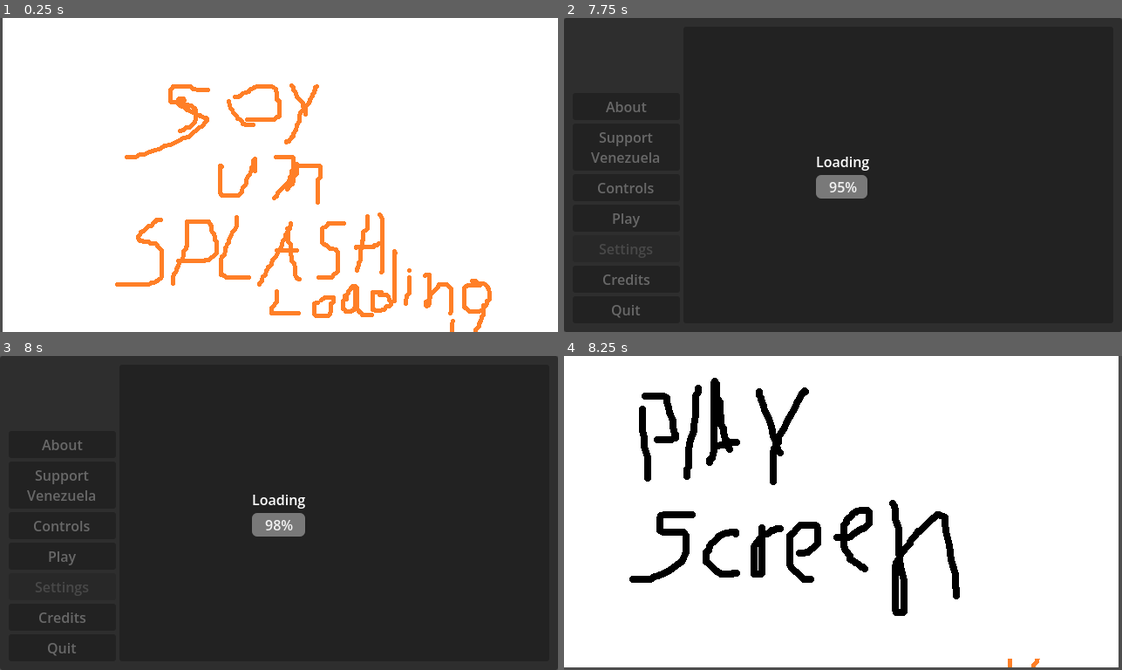
Above: before the commit, frames 1-4 (two rows, left to right).
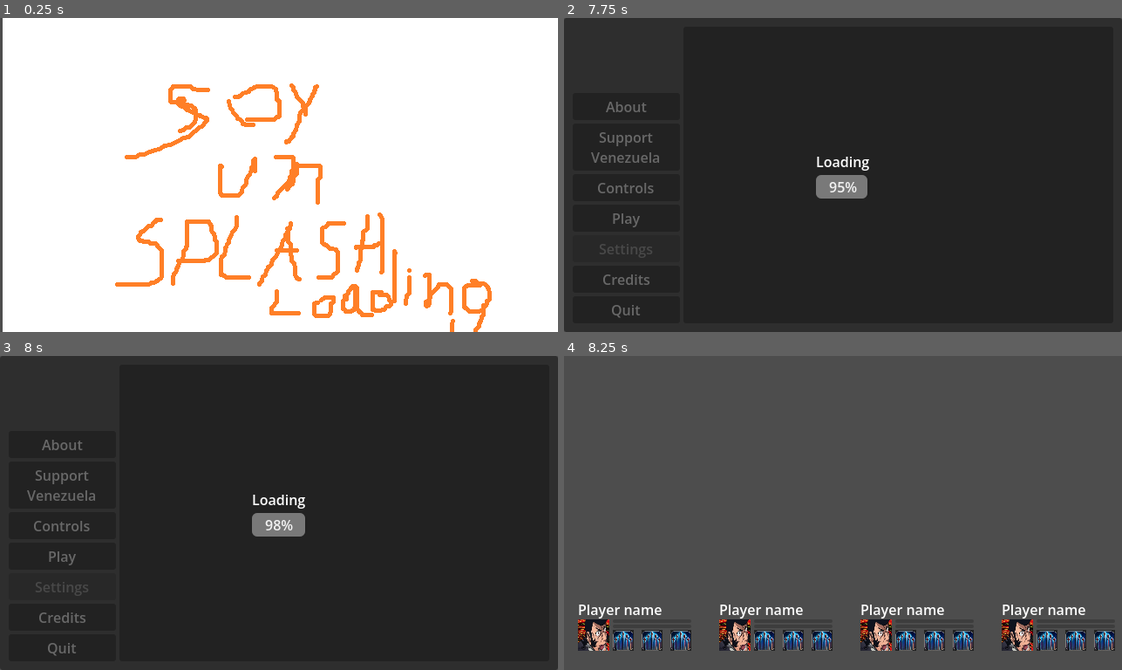
Above: after the commit, the same moments.

Repository: kevinesaa/juntos-game-jam
Game: Godot game, scene res://splash-screen/splash-screen.tscn
The game is run twice, just before and just after one commit, with the same random seed, the same clock (stepped at 60 frames per second) and the same inputs.
Inputs:
- Up to frame 1 (0.25 s): no input
- Up to frame 2 (7.75 s): tap Enter at 0.5, 2, 3.5 s; tap Space at 1.25, 2.75, 4.25 s; click "Play" at 5.75 s; click "Play" at 6.5 s; click "Support Venezuela" at 7.25 s
- Up to frame 3 (8 s): no input
- Up to frame 4 (8.25 s): click "Support Venezuela" at 8 s

Frames 1-3 are identical in both runs. In frame 4, 98% of the frame differs, in the area x 0-100%, y 0-100%.

Commit message:
feat: layout player. holder

Diff:
--- a/level-jam/level-jam.tscn
+++ b/level-jam/level-jam.tscn
@@ -1,11 +1,60 @@
 [gd_scene format=3 uid="uid://q8ayu4h0jhug"]
 
 [ext_resource type="Script" uid="uid://b7ad4c60fa2ks" path="res://level-jam/level-jam-controller.gd" id="1_dgymi"]
-[ext_resource type="Texture2D" uid="uid://cmuq1elt1opx2" path="res://art-visuals/play-screen-place-holder.png" id="1_wiwh0"]
+[ext_resource type="PackedScene" uid="uid://bcfwgr42yj4bi" path="res://level-jam/player-ui-layout.tscn" id="2_dgymi"]
 
 [node name="LevelJam" type="Node2D" unique_id=917062658]
 script = ExtResource("1_dgymi")
 
-[node name="PlayScreenPlaceHolder" type="Sprite2D" parent="." unique_id=409316671]
-position = Vector2(316, 177)
-texture = ExtResource("1_wiwh0")
+[node name="CanvasLayer" type="CanvasLayer" parent="." unique_id=1630577108]
+
+[node name="MarginContainer" type="MarginContainer" parent="CanvasLayer" unique_id=517873449]
+anchors_preset = 15
+anchor_right = 1.0
+anchor_bottom = 1.0
+grow_horizontal = 2
+grow_vertical = 2
+theme_override_constants/margin_left = 16
+theme_override_constants/margin_top = 16
+theme_override_constants/margin_right = 16
+theme_override_constants/margin_bottom = 16
+
+[node name="VBoxContainer" type="VBoxContainer" parent="CanvasLayer/MarginContainer" unique_id=754402209]
+layout_mode = 2
+
+[node name="spacing_Control" type="Control" parent="CanvasLayer/MarginContainer/VBoxContainer" unique_id=456048802]
+layout_mode = 2
+size_flags_vertical = 3
+
+[node name="HBoxContainer" type="HBoxContainer" parent="CanvasLayer/MarginContainer/VBoxContainer" unique_id=1278755472]
+layout_mode = 2
+size_flags_vertical = 3
+size_flags_stretch_ratio = 0.25
+
+[node name="PlayerOneLayout" parent="CanvasLayer/MarginContainer/VBoxContainer/HBoxContainer" unique_id=1557586174 instance=ExtResource("2_dgymi")]
+layout_mode = 2
+size_flags_horizontal = 3
+
+[node name="space1_Control" type="Control" parent="CanvasLayer/MarginContainer/VBoxContainer/HBoxContainer" unique_id=1177596036]
+custom_minimum_size = Vector2(32, 0)
+layout_mode = 2
+
+[node name="PlayerTwoLayout" parent="CanvasLayer/MarginContainer/VBoxContainer/HBoxContainer" unique_id=1880116095 instance=ExtResource("2_dgymi")]
+layout_mode = 2
+size_flags_horizontal = 3
+
+[node name="space2_Control" type="Control" parent="CanvasLayer/MarginContainer/VBoxContainer/HBoxContainer" unique_id=312282163]
+custom_minimum_size = Vector2(32, 0)
+layout_mode = 2
+
+[node name="PlayerThreeLayout" parent="CanvasLayer/MarginContainer/VBoxContainer/HBoxContainer" unique_id=1046926634 instance=ExtResource("2_dgymi")]
+layout_mode = 2
+size_flags_horizontal = 3
+
+[node name="space3_Control" type="Control" parent="CanvasLayer/MarginContainer/VBoxContainer/HBoxContainer" unique_id=19572423]
+custom_minimum_size = Vector2(32, 0)
+layout_mode = 2
+
+[node name="PlayerFourLayout" parent="CanvasLayer/MarginContainer/VBoxContainer/HBoxContainer" unique_id=1569786280 instance=ExtResource("2_dgymi")]
+layout_mode = 2
+size_flags_horizontal = 3
--- /dev/null
+++ b/level-jam/player-ui-layout.tscn
@@ -0,0 +1,92 @@
+[gd_scene format=3 uid="uid://bcfwgr42yj4bi"]
+
+[ext_resource type="Texture2D" uid="uid://cm27tw11hwgyp" path="res://art-visuals/player_portrait.png" id="1_fw2xj"]
+[ext_resource type="Texture2D" uid="uid://gwe0tkq54bdg" path="res://art-visuals/skill_place-holder.png" id="2_3se0s"]
+
+[node name="PlayerLayout" type="Control" unique_id=1557586174]
+layout_mode = 3
+anchors_preset = 0
+
+[node name="VBoxContainer" type="VBoxContainer" parent="." unique_id=2032768151]
+layout_mode = 0
+offset_right = 40.0
+offset_bottom = 40.0
+theme_override_constants/separation = 0
+
+[node name="nameLabel" type="Label" parent="VBoxContainer" unique_id=386310880]
+layout_mode = 2
+size_flags_vertical = 0
+text = "Player name"
+
+[node name="HBoxContainer" type="HBoxContainer" parent="VBoxContainer" unique_id=922029011]
+layout_mode = 2
+size_flags_vertical = 3
+theme_override_constants/separation = 0
+
+[node name="portrait_TextureRect" type="TextureRect" parent="VBoxContainer/HBoxContainer" unique_id=1617202784]
+layout_mode = 2
+size_flags_horizontal = 3
+size_flags_stretch_ratio = 0.54
+texture = ExtResource("1_fw2xj")
+expand_mode = 3
+
+[node name="MarginContainer" type="MarginContainer" parent="VBoxContainer/HBoxContainer" unique_id=33685284]
+layout_mode = 2
+size_flags_horizontal = 3
+theme_override_constants/margin_left = 4
+
+[node name="VBoxContainer" type="VBoxContainer" parent="VBoxContainer/HBoxContainer/MarginContainer" unique_id=1296333036]
+layout_mode = 2
+theme_override_constants/separation = 0
+
+[node name="helth_ProgressBar" type="ProgressBar" parent="VBoxContainer/HBoxContainer/MarginContainer/VBoxContainer" unique_id=469408522]
+layout_mode = 2
+show_percentage = false
+
+[node name="space_Control" type="Control" parent="VBoxContainer/HBoxContainer/MarginContainer/VBoxContainer" unique_id=1080651700]
+custom_minimum_size = Vector2(0, 2)
+layout_mode = 2
+
+[node name="power_ProgressBar" type="ProgressBar" parent="VBoxContainer/HBoxContainer/MarginContainer/VBoxContainer" unique_id=1964725370]
+layout_mode = 2
+show_percentage = false
+
+[node name="space2_Control" type="Control" parent="VBoxContainer/HBoxContainer/MarginContainer/VBoxContainer" unique_id=1616365690]
+custom_minimum_size = Vector2(0, 2)
+layout_mode = 2
+
+[node name="HBoxContainer" type="HBoxContainer" parent="VBoxContainer/HBoxContainer/MarginContainer/VBoxContainer" unique_id=824376250]
+layout_mode = 2
+theme_override_constants/separation = 0
+
+[node name="skills_one_CenterContainer" type="CenterContainer" parent="VBoxContainer/HBoxContainer/MarginContainer/VBoxContainer/HBoxContainer" unique_id=23853541]
+layout_mode = 2
+size_flags_horizontal = 3
+
+[node name="TextureRect" type="TextureRect" parent="VBoxContainer/HBoxContainer/MarginContainer/VBoxContainer/HBoxContainer/skills_one_CenterContainer" unique_id=334713291]
+layout_mode = 2
+texture = ExtResource("2_3se0s")
+
+[node name="spaceControl" type="Control" parent="VBoxContainer/HBoxContainer/MarginContainer/VBoxContainer/HBoxContainer" unique_id=1958667455]
+custom_minimum_size = Vector2(9, 0)
+layout_mode = 2
+
+[node name="skills_two_CenterContainer" type="CenterContainer" parent="VBoxContainer/HBoxContainer/MarginContainer/VBoxContainer/HBoxContainer" unique_id=1279546566]
+layout_mode = 2
+size_flags_horizontal = 3
+
+[node name="TextureRect" type="TextureRect" parent="VBoxContainer/HBoxContainer/MarginContainer/VBoxContainer/HBoxContainer/skills_two_CenterContainer" unique_id=946895611]
+layout_mode = 2
+texture = ExtResource("2_3se0s")
+
+[node name="space2Control" type="Control" parent="VBoxContainer/HBoxContainer/MarginContainer/VBoxContainer/HBoxContainer" unique_id=561391679]
+custom_minimum_size = Vector2(9, 0)
+layout_mode = 2
+
+[node name="skills_three_CenterContainer" type="CenterContainer" parent="VBoxContainer/HBoxContainer/MarginContainer/VBoxContainer/HBoxContainer" unique_id=138806023]
+layout_mode = 2
+size_flags_horizontal = 3
+
+[node name="TextureRect" type="TextureRect" parent="VBoxContainer/HBoxContainer/MarginContainer/VBoxContainer/HBoxContainer/skills_three_CenterContainer" unique_id=728246448]
+layout_mode = 2
+texture = ExtResource("2_3se0s")
Binary file added: art-visuals/player_portrait.png
Not shown, added: art-visuals/player_portrait.png.import
Binary file added: art-visuals/skill_place-holder.png
Not shown, added: art-visuals/skill_place-holder.png.import
